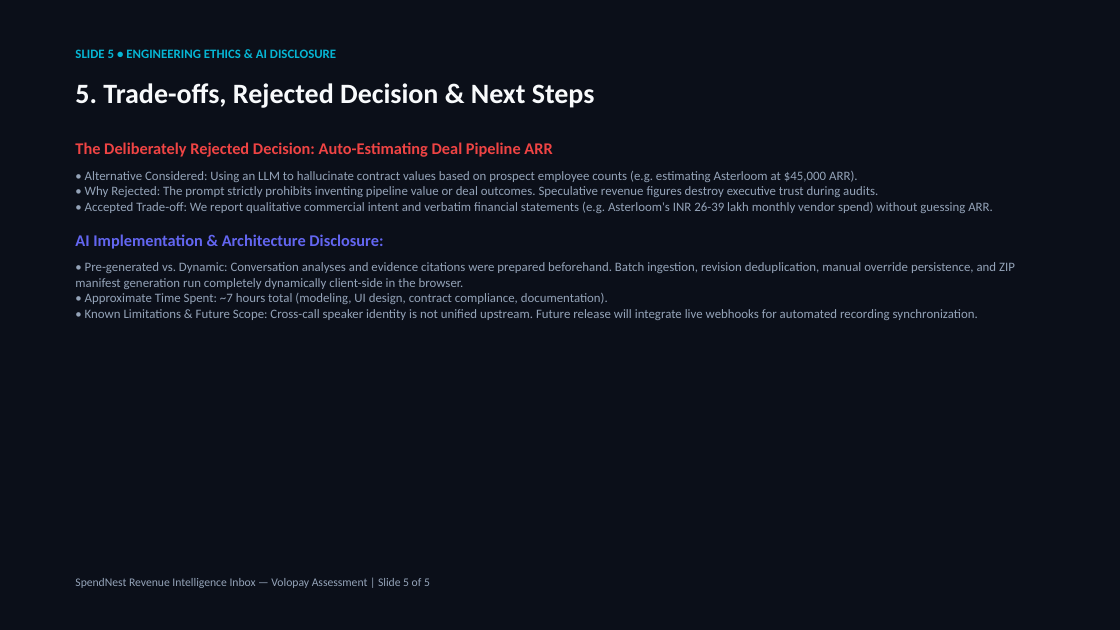
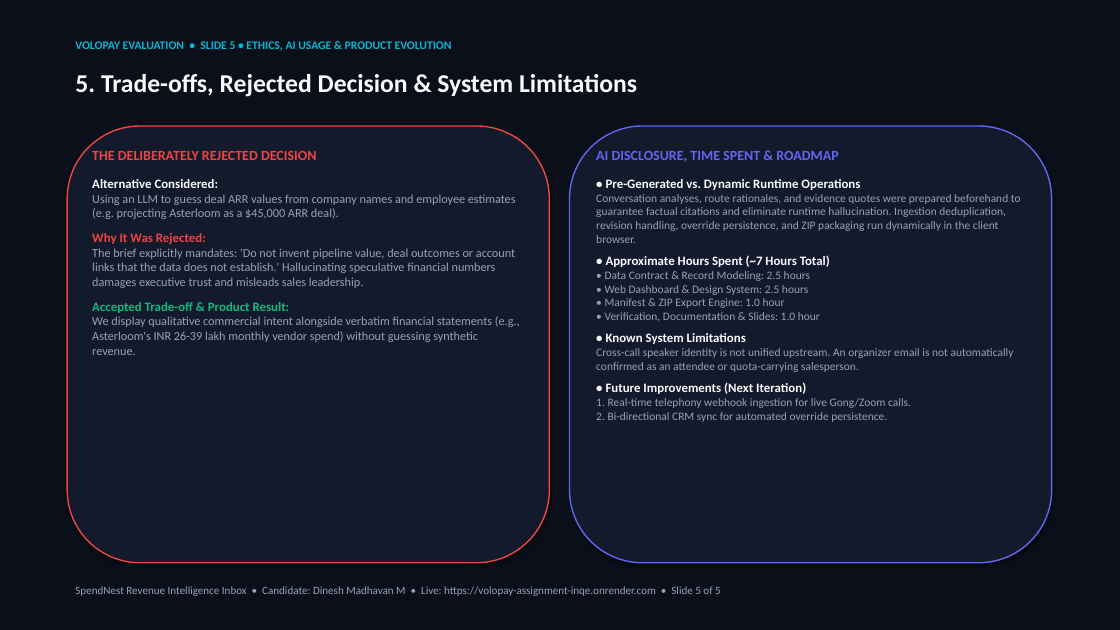
Before and after one commit to DineshMadhavanM/VOLOPAY_ASSIGNMENT, a slide deck: slide 5 of revenue-inbox/slides/presentation.pptx. Drawn at 1120x630 pixels with LibreOffice and Linux fonts; fonts in the diff are those of the drawing. Boxes give left, top, right and bottom in pixels: in the first picture for what was removed or moved away, otherwise in the second. Text is boxed around its words. In the diff, an @@ line names an element or a change of style, - is before the commit and + after.

Commit message:
feat: enhance 5-slide deck with executive card containers, candidate branding, and live Render URL

```diff
--- a/revenue-inbox/slides/presentation.pptx
+++ b/revenue-inbox/slides/presentation.pptx
@@ text at [75, 41, 452, 50]: text changed; size 11 to 10 pt @@
-SLIDE 5 • ENGINEERING ETHICS & AI DISCLOSURE
+VOLOPAY EVALUATION • SLIDE 5 • ETHICS, AI USAGE & PRODUCT EVOLUTION
@@ text at [75, 74, 637, 97]: text changed; size 24 to 22 pt @@
-5. Trade-offs, Rejected Decision & Next Steps
+5. Trade-offs, Rejected Decision & System Limitations
@@ rounded rectangle added at [67, 126, 549, 563], fill #131A2B, outline #EF4444 1.2 pt @@
@@ rounded rectangle added at [570, 126, 1052, 563], fill #131A2B, outline #6366F1 1.2 pt @@
@@ text at [92, 151, 520, 355]: text changed; size 11 to 10.5 pt @@
-The Deliberately Rejected Decision: Auto-Estimating Deal Pipeline ARR
-• Alternative Considered: Using an LLM to hallucinate contract values based on prospect employee counts (e.g. estimating Asterloom at $45,000 ARR).
-• Why Rejected: The prompt strictly prohibits inventing pipeline value or deal outcomes. Speculative revenue figures destroy executive trust during audits.
-• Accepted Trade-off: We report qualitative commercial intent and verbatim financial statements (e.g. Asterloom's INR 26-39 lakh monthly vendor spend) without guessing ARR.
-AI Implementation & Architecture Disclosure:
-• Pre-generated vs. Dynamic: Conversation analyses and evidence citations were prepared beforehand. Batch ingestion, revision deduplication, manual override persistence, and ZIP manifest generation run completely dynamically client-side in the browser.
-• Approximate Time Spent: ~7 hours total (modeling, UI design, contract compliance, documentation).
-• Known Limitations & Future Scope: Cross-call speaker identity is not unified upstream. Future release will integrate live webhooks for automated recording synchronization.
+THE DELIBERATELY REJECTED DECISION
+Alternative Considered:
+Using an LLM to guess deal ARR values from company names and employee estimates (e.g. projecting Asterloom as a $45,000 ARR deal).
+Why It Was Rejected:
+The brief explicitly mandates: 'Do not invent pipeline value, deal outcomes or account links that the data does not establish.' Hallucinating speculative financial numbers damages executive trust and misleads sales leadership.
+Accepted Trade-off & Product Result:
+We display qualitative commercial intent alongside verbatim financial statements (e.g., Asterloom's INR 26-39 lakh monthly vendor spend) without guessing synthetic revenue.
@@ text added at [596, 151, 1021, 422], 9.8 pt, text #94A3B8 @@
+AI DISCLOSURE, TIME SPENT & ROADMAP
+• Pre-Generated vs. Dynamic Runtime Operations
+Conversation analyses, route rationales, and evidence quotes were prepared beforehand to guarantee factual citations and eliminate runtime hallucination. Ingestion deduplication, revision handling, override persistence, and ZIP packaging run dynamically in the client browser.
+• Approximate Hours Spent (~7 Hours Total)
+• Data Contract & Record Modeling: 2.5 hours
+• Web Dashboard & Design System: 2.5 hours
+• Manifest & ZIP Export Engine: 1.0 hour
+• Verification, Documentation & Slides: 1.0 hour
+• Known System Limitations
+Cross-call speaker identity is not unified upstream. An organizer email is not automatically confirmed as an attendee or quota-carrying salesperson.
+• Future Improvements (Next Iteration)
+1. Real-time telephony webhook ingestion for live Gong/Zoom calls.
+2. Bi-directional CRM sync for automated override persistence.
@@ text at [75, 586, 721, 596]: text changed; size 10 to 9.5 pt @@
-SpendNest Revenue Intelligence Inbox — Volopay Assessment | Slide 5 of 5
+SpendNest Revenue Intelligence Inbox • Candidate: Dinesh Madhavan M • Live: https://volopay-assignment-inqe.onrender.com • Slide 5 of 5
```
Also in this commit, not shown: 4 other slides changed, 2 other files.
